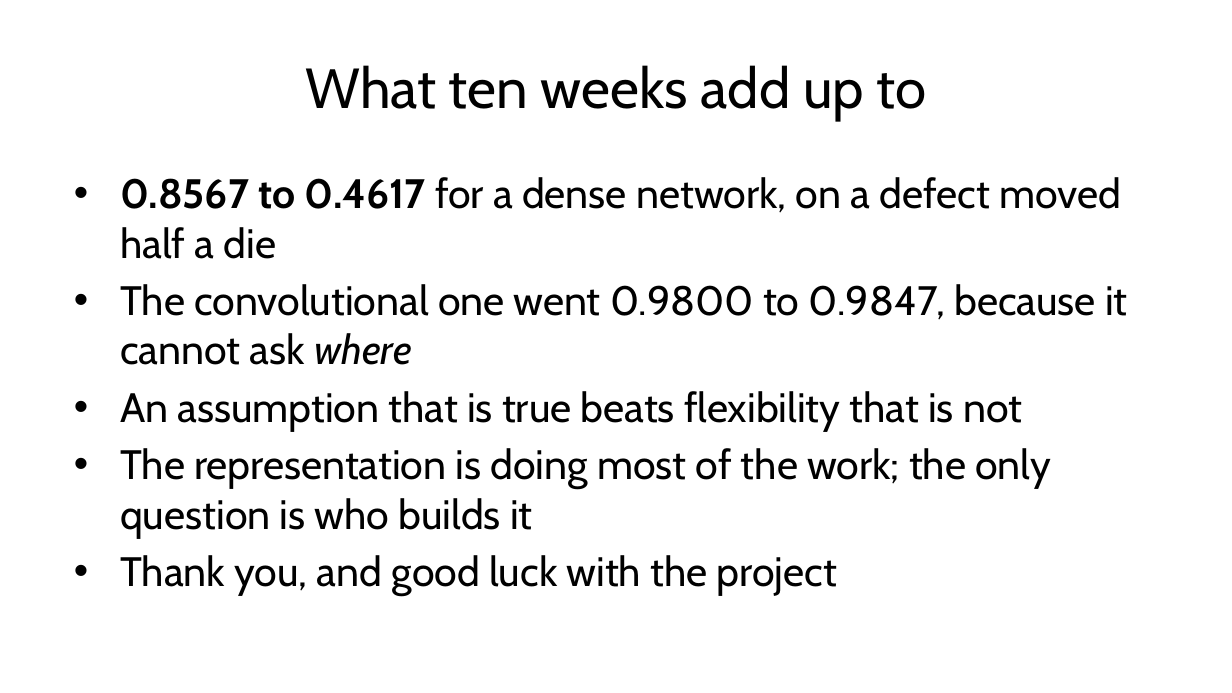
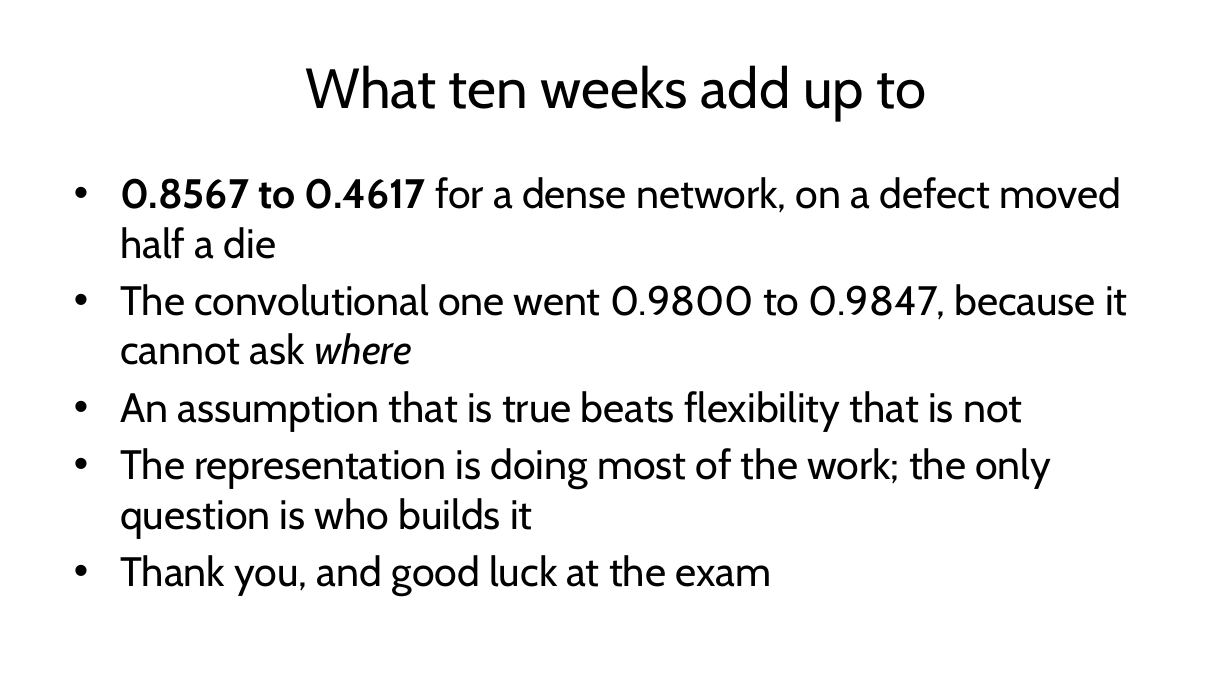
Before and after one commit to fabioantonini/technologies-for-artificial-intelligence, a slide deck: slide 65 of Lessons/10_convolutional_networks/Slides/convolutional_networks_slides.pptx. Drawn at 1232x693 pixels with LibreOffice and Linux fonts; fonts in the diff are those of the drawing; background and template pictures are left out. Boxes give left, top, right and bottom in pixels: in the first picture for what was removed or moved away, otherwise in the second. Text is boxed around its words. In the diff, an @@ line names an element or a change of style, - is before the commit and + after.

```diff
--- a/Lessons/10_convolutional_networks/Slides/convolutional_networks_slides.pptx
+++ b/Lessons/10_convolutional_networks/Slides/convolutional_networks_slides.pptx
@@ text at <box>120,555,771,596</box>: text changed @@
-• Thank you, and good luck with the project
+• Thank you, and good luck at the exam
```
Also in this commit, not shown: 23 other files.
